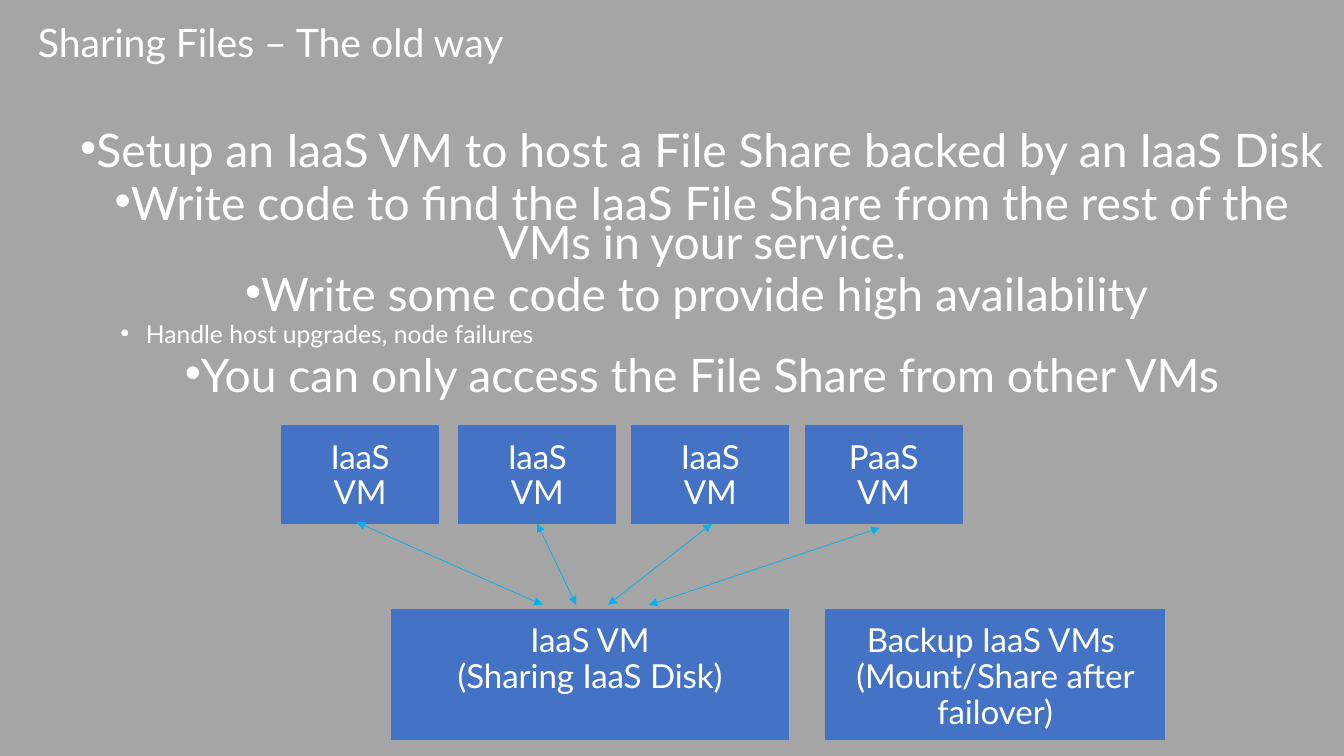
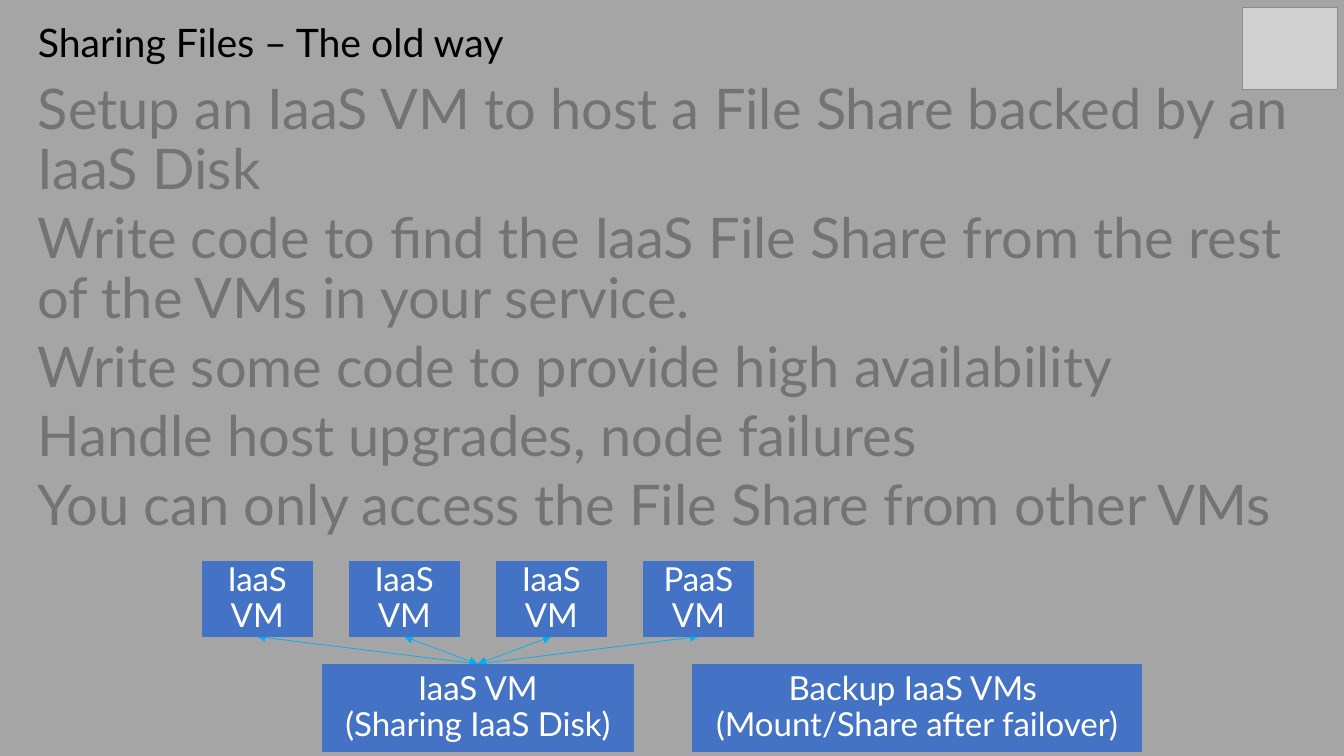
Before and after one commit to sack212/BasicAzureCamp, a slide deck: slide 39 of Data-Storage/Data-Storage.pptx (slide 37 before the commit). Drawn at 1344x756 pixels with LibreOffice and Linux fonts; fonts in the diff are those of the drawing; grey boxes stand for pictures. Boxes give left, top, right and bottom in pixels: in the first picture for what was removed or moved away, otherwise in the second. Text is boxed around its words. In the diff, an @@ line names an element or a change of style, - is before the commit and + after.

```diff
--- a/Data-Storage/Data-Storage.pptx
+++ b/Data-Storage/Data-Storage.pptx
@@ title "Sharing Files – The old ..." at (x1=38, y1=28, x2=504, y2=64): text colour #FFFFFF to #000000 @@
@@ picture added at (x1=1243, y1=7, x2=1338, y2=90) @@
@@ text "Setup an IaaS VM to ..." moved from (x1=96, y1=133, x2=1323, y2=400) to (x1=38, y1=80, x2=1287, y2=534) @@
@@ text "Setup an IaaS VM to ..." at (x1=38, y1=80, x2=1287, y2=534): size 33 to 40 pt in "Setup an IaaS VM to host a ...", "Write code to find the IaaS File ...", "Write some code to provide high availability", "You can only access the File Share ..."; text colour #FFFFFF to #000000; size 17.6 to 40 pt in "Handle host upgrades, node failures"; alignment centre to left; bullet • to none; line spacing 0.7 to 0.9; less space between paragraphs; more space between paragraphs @@
@@ rectangle added at (x1=0, y1=73, x2=1344, y2=548), fill #A5A5A5 at 70% opacity @@
@@ rectangle "IaaS VM" resized from (x1=281, y1=425, x2=440, y2=524) to (x1=202, y1=562, x2=313, y2=637) @@
@@ rectangle "IaaS VM" resized from (x1=459, y1=425, x2=617, y2=524) to (x1=349, y1=562, x2=460, y2=637) @@
@@ rectangle "IaaS VM" resized from (x1=631, y1=425, x2=789, y2=524) to (x1=496, y1=562, x2=607, y2=637) @@
@@ vertical alignment top to middle in 6 elements at (x1=692, y1=664, x2=1142, y2=752), (x1=322, y1=664, x2=634, y2=752), (x1=202, y1=562, x2=313, y2=637), (x1=349, y1=562, x2=460, y2=637), (x1=496, y1=562, x2=607, y2=637), (x1=643, y1=562, x2=754, y2=637) @@
@@ rectangle "PaaS VM" resized from (x1=805, y1=425, x2=963, y2=524) to (x1=643, y1=562, x2=754, y2=637) @@
@@ double arrow moved from (357, 522) - (542, 605) to (257, 637) - (478, 664) @@
@@ double arrow moved from (537, 524) - (577, 605) to (404, 637) - (478, 664) @@
@@ double arrow moved from (880, 528) - (649, 605) to (699, 637) - (478, 664) @@
@@ double arrow moved from (712, 524) - (608, 605) to (552, 637) - (478, 664) @@
@@ rectangle "IaaS VM" resized from (x1=390, y1=609, x2=789, y2=741) to (x1=322, y1=664, x2=634, y2=752) @@
@@ rectangle "Backup IaaS VMs (Mount/Share after ..." resized from (x1=826, y1=609, x2=1166, y2=741) to (x1=692, y1=664, x2=1142, y2=752) @@
```
Also in this commit, not shown: 41 other slides changed, 13 slides added, 3 slides removed, 3 other files.
